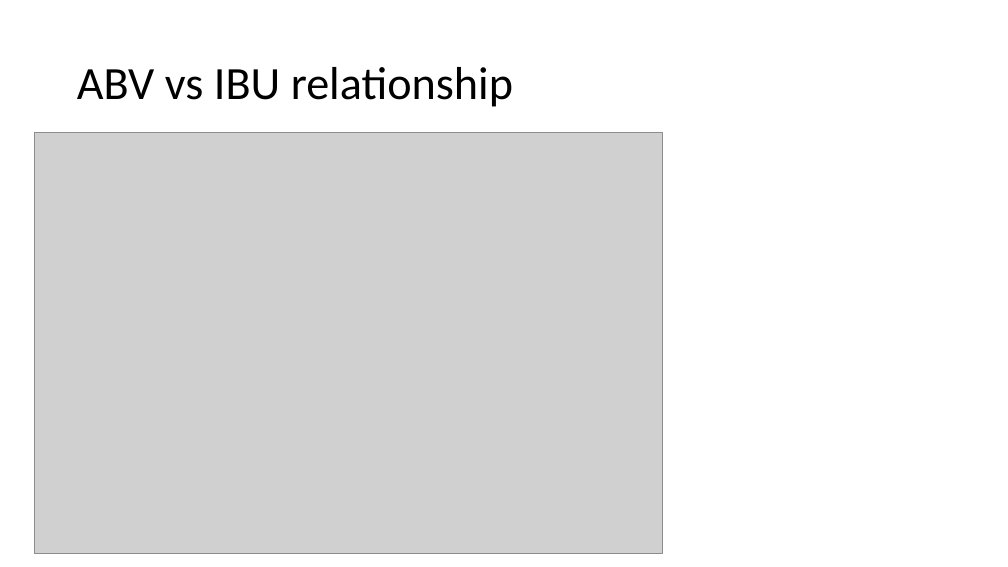
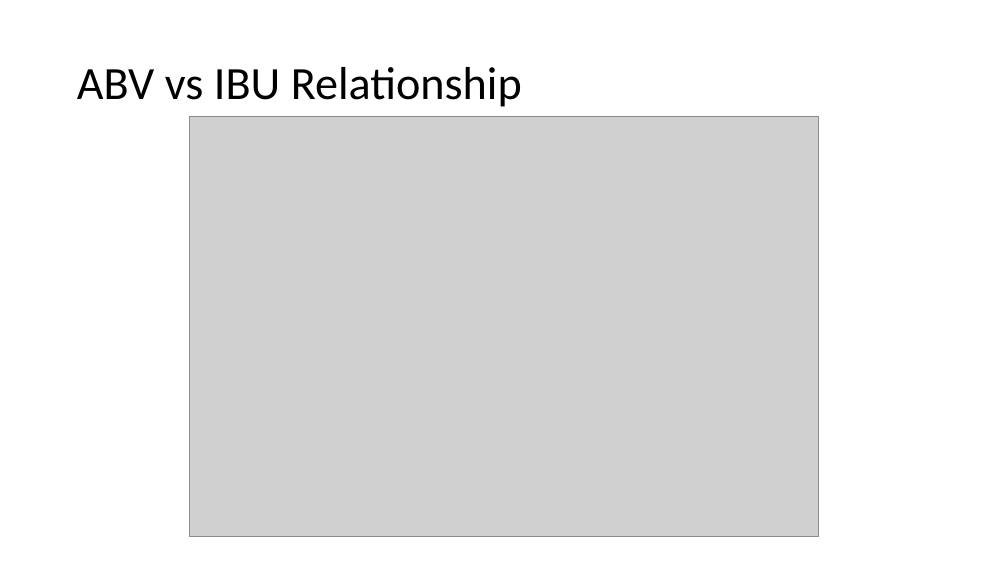
Before and after one commit to RiccoFerraro/dds_case_study_1, a slide deck: slide 18 of Beers_and_Breweries.pptx. Drawn at 1008x567 pixels with LibreOffice and Linux fonts; fonts in the diff are those of the drawing; grey boxes stand for pictures. Boxes give left, top, right and bottom in pixels: in the first picture for what was removed or moved away, otherwise in the second. Text is boxed around its words. In the diff, an @@ line names an element or a change of style, - is before the commit and + after.

```diff
--- a/Beers_and_Breweries.pptx
+++ b/Beers_and_Breweries.pptx
@@ title at bbox=[77, 67, 522, 107]: text changed @@
-ABV vs IBU relationship
+ABV vs IBU Relationship
@@ picture: place and size @@
-picture at bbox=[35, 132, 663, 554]
+picture at bbox=[190, 116, 818, 537]
```
Also in this commit, not shown: 11 other slides changed, 1 slide added, 1 other file.
